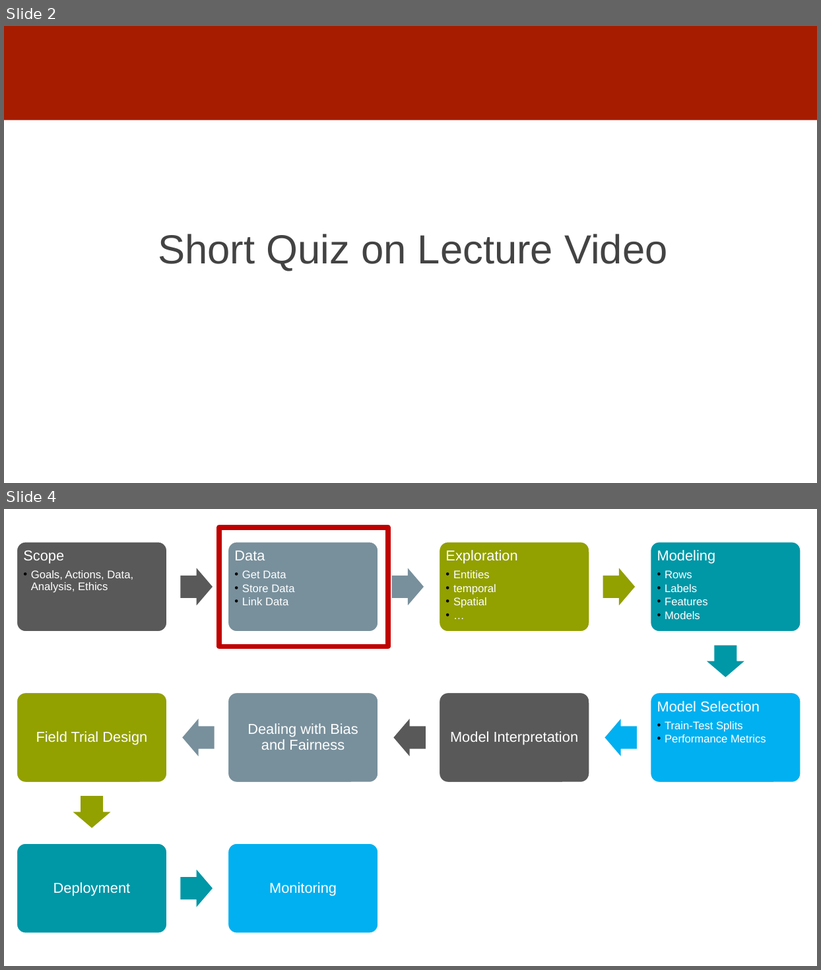
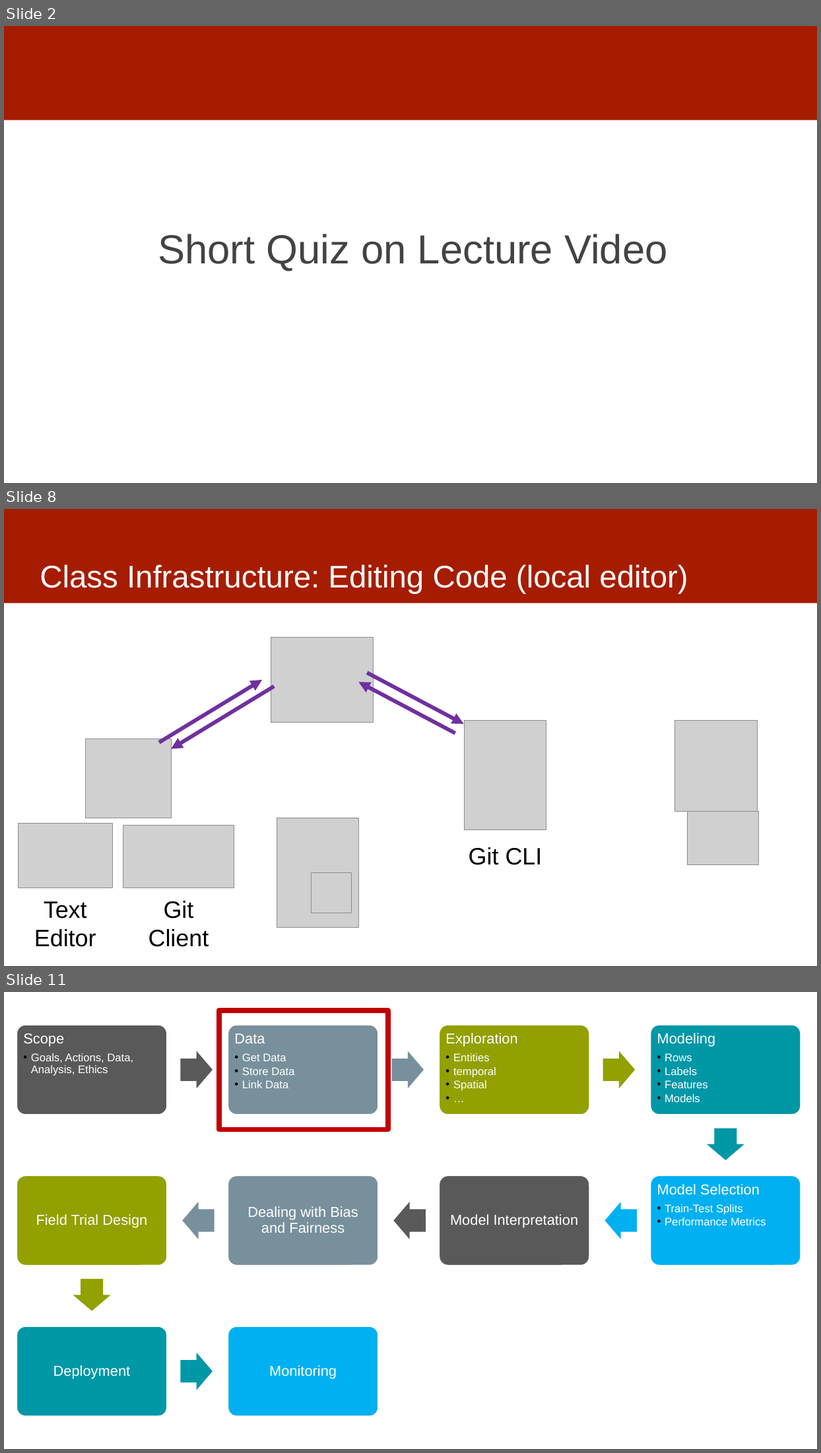
Before and after one commit to dssg/mlforpublicpolicylab, a slide deck: 02 - Case Studies and Acquiring Data/data -- discussion.pptx. Shown one above the other, each under a label of ours: slides 2 and 4 before the commit, slides 2, 8 and 11 after it; the slides between them are not shown. The pictures are 821x970 and 821x1453 pixels, drawn with LibreOffice and Linux fonts; fonts in the diff are those of the drawing; grey boxes stand for pictures. Boxes give left, top, right and bottom in pixels: in the first picture for what was removed or moved away, otherwise in the second. Text is boxed around its words. In the diff, an @@ line names an element or a change of style, - is before the commit and + after.

```diff
--- a/02 - Case Studies and Acquiring Data/data -- discussion.pptx
+++ b/02 - Case Studies and Acquiring Data/data -- discussion.pptx
@@ slide 8 added at <box>4,509,817,966</box>, background #FFFFFF; not listed: 1 template element that a slide beside it also shows @@
@@ title added at <box>40,564,688,594</box>, 37 pt, text #FFFFFF @@
+Class Infrastructure: Editing Code (local editor)
@@ picture added at <box>271,638,374,722</box> @@
@@ arrow added from (159, 743) to (262, 680), #7030A0 4.5 pt @@
@@ arrow added from (274, 687) to (171, 749), #7030A0 4.5 pt @@
@@ arrow added from (455, 733) to (358, 682), #7030A0 4.5 pt @@
@@ arrow added from (367, 673) to (464, 724), #7030A0 4.5 pt @@
@@ picture added at <box>465,721,547,830</box> @@
@@ picture added at <box>675,721,757,811</box> @@
@@ picture added at <box>85,739,171,819</box> @@
@@ picture added at <box>18,824,113,889</box> @@
@@ picture added at <box>277,819,358,928</box> @@
@@ picture added at <box>687,811,758,865</box> @@
@@ picture added at <box>123,826,234,889</box> @@
@@ text added at <box>469,848,543,865</box>, 28 pt, text #000000 @@
+Git CLI
@@ picture added at <box>311,873,351,914</box> @@
@@ text added at <box>34,902,96,947</box>, 28 pt, text #000000 @@
+Text
+Editor
@@ text added at <box>149,901,209,947</box>, 28 pt, text #000000 @@
+Git
+Client
@@ what was slide 4 is now slide 11 @@
```
Also in this commit, not shown: 2 slides changed, 6 other slides added.
